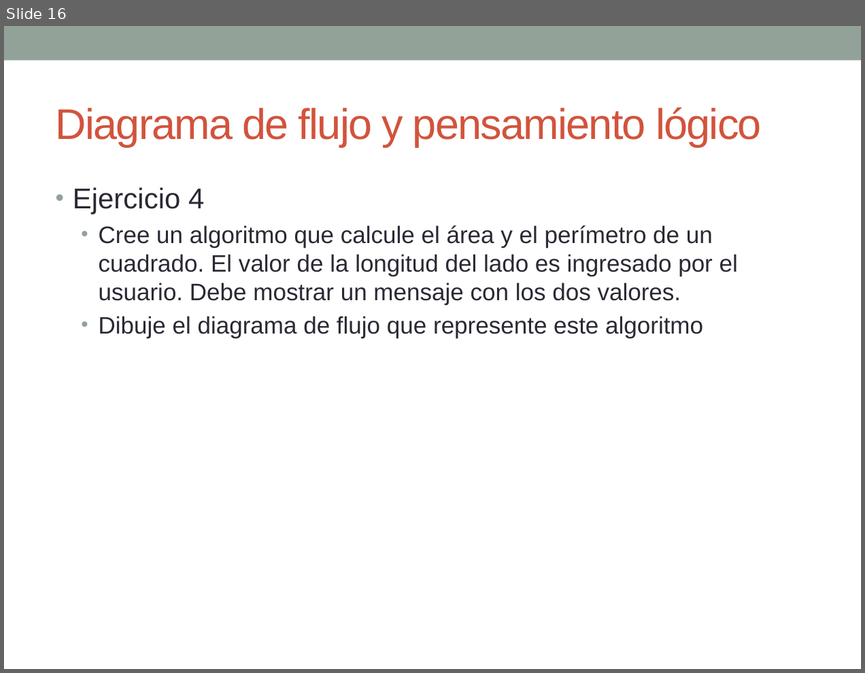
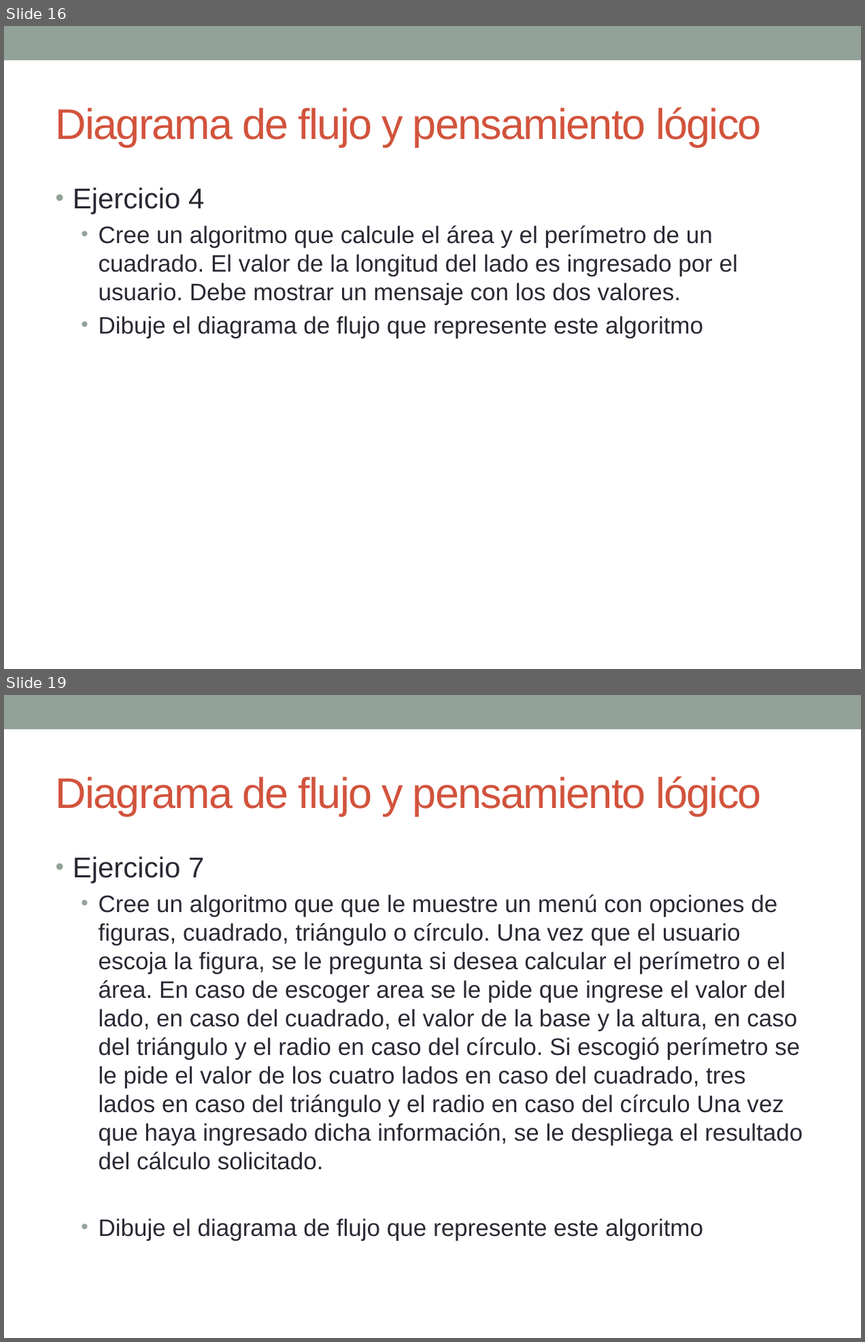
Before and after one commit to clases-Esteban/introduccion, a slide deck: Semana 3.pptx. Shown one above the other, each under a label of ours: slide 16 before the commit, slides 16 and 19 after it; the slides between them are not shown. The pictures are 865x673 and 865x1342 pixels, drawn with LibreOffice and Linux fonts; fonts in the diff are those of the drawing. Boxes give left, top, right and bottom in pixels: in the first picture for what was removed or moved away, otherwise in the second. Text is boxed around its words. In the diff, an @@ line names an element or a change of style, - is before the commit and + after.

Commit message:
mas ejercicios

```diff
--- a/Semana 3.pptx
+++ b/Semana 3.pptx
@@ slide 19 added at (4, 695, 861, 1338), background #FFFFFF; not listed: 1 template element that a slide beside it also shows @@
@@ title added at (56, 776, 762, 816), 36 pt, text #D2533C @@
+Diagrama de flujo y pensamiento lógico
@@ text added at (73, 856, 802, 1240), 20 pt, text #292934 @@
+• Ejercicio 7
+  • Cree un algoritmo que que le muestre un menú con opciones de figuras, cuadrado, triángulo o círculo. Una vez que el usuario escoja la figura, se le pregunta si desea calcular el perímetro o el área. En caso de escoger area se le pide que ingrese el valor del lado, en caso del cuadrado, el valor de la base y la altura, en caso del triángulo y el radio en caso del círculo. Si escogió perímetro se le pide el valor de los cuatro lados en caso del cuadrado, tres lados en caso del triángulo y el radio en caso del círculo Una vez que haya ingresado dicha información, se le despliega el resultado del cálculo solicitado.
+  • Dibuje el diagrama de flujo que represente este algoritmo
```
Also in this commit, not shown: 2 other slides added.
